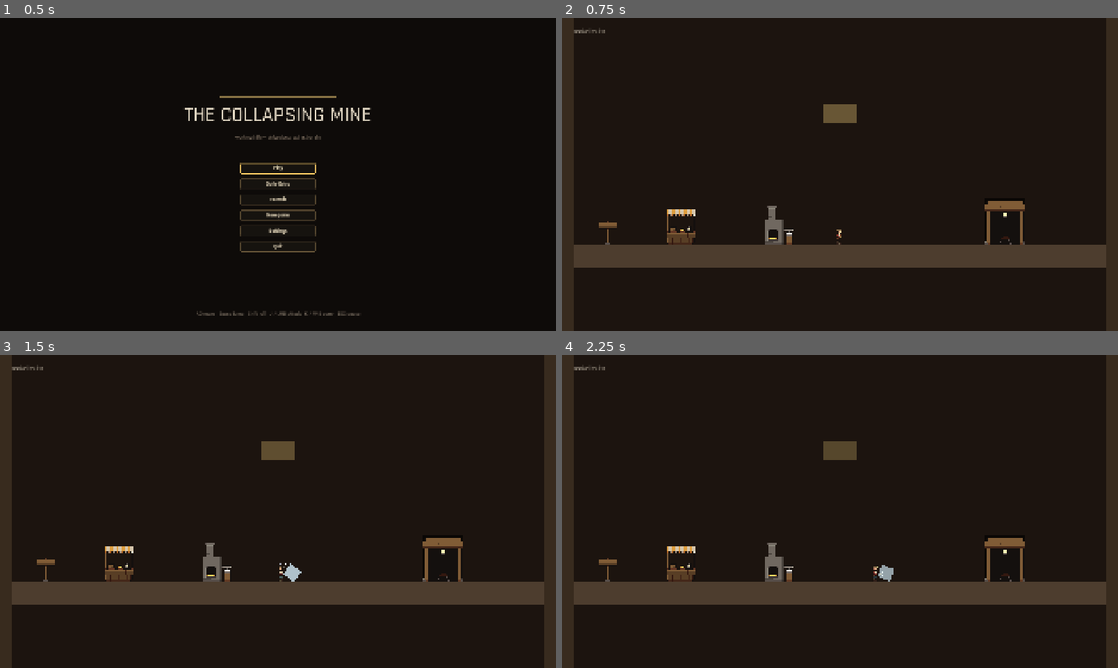
Above: before the commit, frames 1-4 (two rows, left to right).
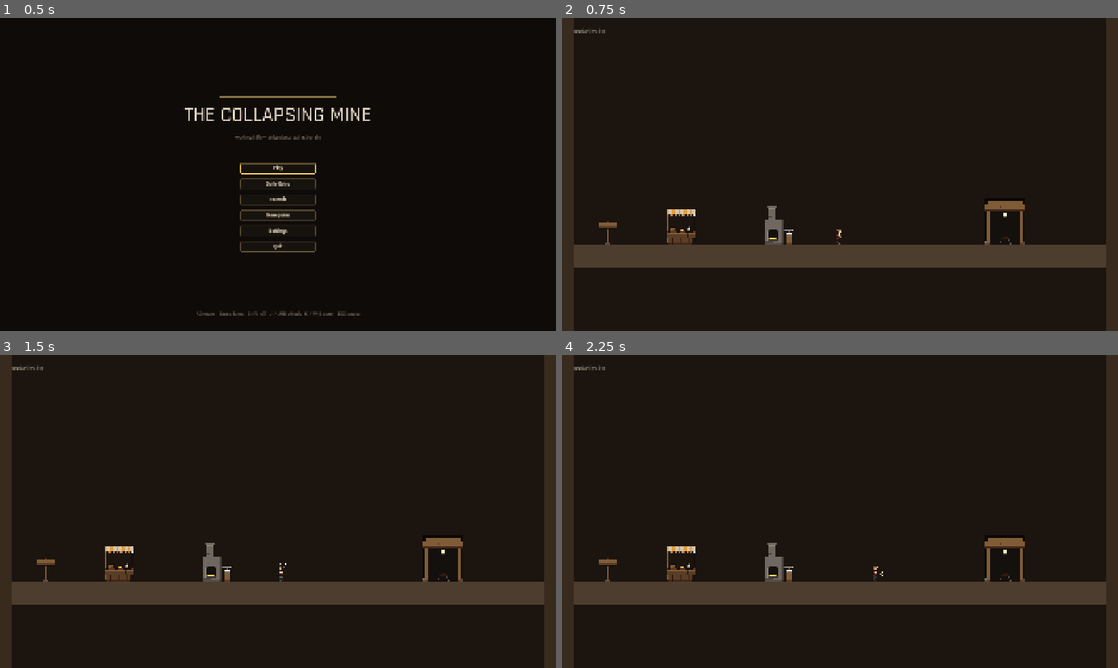
Above: after the commit, the same moments.

Repository: dlepi24/dungeon-delve
Game: Godot game, scene res://src/main/main.tscn
Two runs of this game, one before a commit and one after it. Both use one fixed random seed, a clock stepped at 60 frames per second and the inputs below.
Inputs (mouse positions are in pixels of both pictures, inside the frame that each line leads up to):
- Up to frame 1 (0.5 s): no input
- Up to frame 2 (0.75 s): click "Play" at 0.5 s
- Up to frame 3 (1.5 s): tap Enter (ui_accept) at 1.25 s; move the mouse to (400, 495) at 1.27 s; hold D (move_right) from 1.28 s (still down); click (400, 495) at 1.35 s
- Up to frame 4 (2.25 s): tap Space (jump) at 1.52 s; release D (move_right) at 2 s; drag from (728, 527) to (873, 574) at 2.02 s

Frame 1 is identical in both runs. In frame 2, 0.4% of the frame differs, in the area x 47-53%, y 27-34%; in frame 3, 0.5%, in the area x 47-55%, y 27-73%; in frame 4, 0.5%.
Error after the commit: Invalid access to property or key 'modulate' on a base object of type 'null instance'. (res://src/hub/hub.gd:35)

Commit message:
Remove the two stray gray-box elements bleeding through the art
The debug swing rect over the player (redundant now that the in-hand weapon
and its arc smear ARE the swing) and the hub's floating ambient 'Lantern'
ColorRect, which read as a bug hovering in the void once everything around
it had real art.

Co-Authored-By: Claude Fable 5 <noreply@anthropic.com>

Diff:
--- a/src/hub/hub.tscn
+++ b/src/hub/hub.tscn
@@ -61,13 +61,6 @@
 offset_right = 1920.0
 offset_bottom = 1080.0
 color = Color(0.22, 0.17, 0.12, 1)
-
-[node name="Lantern" type="ColorRect" parent="."]
-offset_left = 900.0
-offset_top = 300.0
-offset_right = 1020.0
-offset_bottom = 360.0
-color = Color(1.0, 0.85, 0.5, 0.35)
 
 ; The training post (80x100 art, bottom on the floor at y=780).
 [node name="TrainingPost" type="AnimatedSprite2D" parent="."]
--- a/src/player/player.tscn
+++ b/src/player/player.tscn
@@ -112,13 +112,9 @@
 [node name="CollisionShape2D" type="CollisionShape2D" parent="AttackHitbox"]
 shape = SubResource("RectangleShape2D_attack")
 
-; Matches RectangleShape2D_attack (46x44) exactly. What you see is what hits.
-[node name="Swing" type="ColorRect" parent="AttackHitbox"]
-offset_left = -23.0
-offset_top = -22.0
-offset_right = 23.0
-offset_bottom = 22.0
-color = Color(0.85, 0.95, 1, 0.85)
+; No gray-box swing rect any more: the in-hand weapon art plus WeaponSprite's
+; amber arc smear ARE the swing now. Hitbox.visual resolves to null (it is a
+; get_node_or_null lookup) and every consumer already guards for that.
 
 [node name="StateMachine" type="Node" parent="."]
 script = ExtResource("2_machine")
